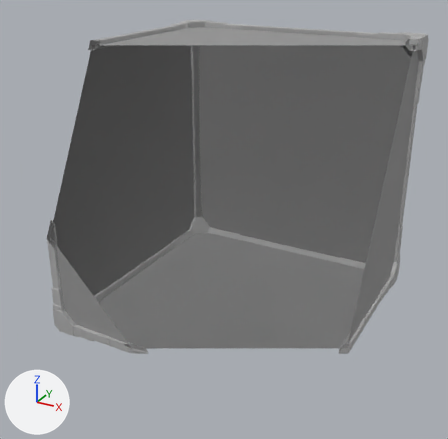
What one commit did to the FBX model AnotherGangsterHamster/Assets/Models/Weapon/Grand/grandLv3.fbx.
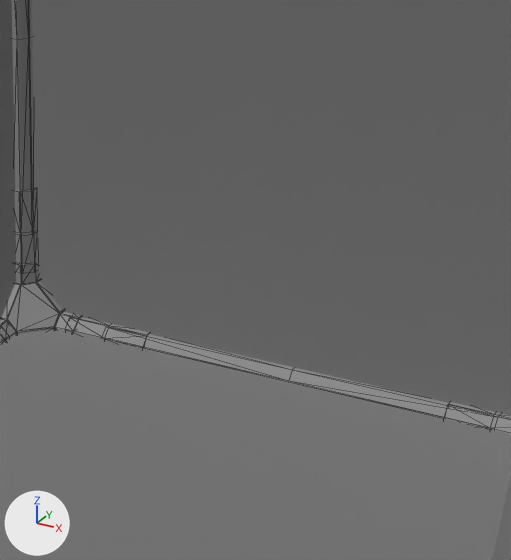
Each version is shown whole from a 50 mm lens placed at (48.45, -19.2, 7.99), pointed at (38.31, -0.77, -1.23), then close up on the part from 42% to 81% of the width and 28% to 71% of the height. The lights are fixed; the arrows at lower left show +X, +Y and +Z. The close-ups show mesh edges as thin lines. Everything nearer to the camera than a plane just in front of the edit is cut away. Where no turn or scale is listed for an object, it has been applied to the vertices.

In view in the first close-up: 'grandLv3', 'planeLv3'.
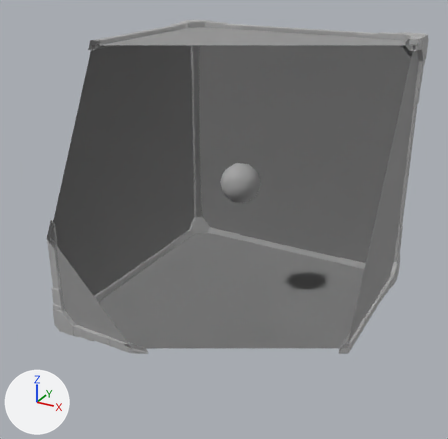
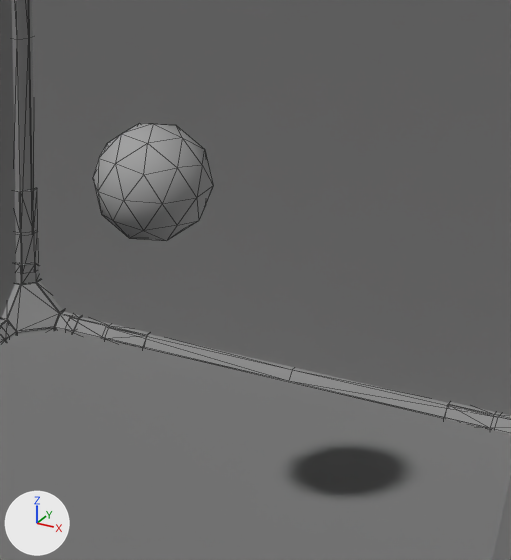
Boxes [x1, y1, x2, y2] around the edits, measured in the close-ups (511 x 560 px):
'cain', added: after [93, 123, 213, 241]

The change in detail:
Material 'Material #0' (mat_material__0) is new.
Its base color is (0.588, 0.588, 0.588) (light grey #cacaca).
Its roughness is 0.859.
Mesh me_mesh_003 is new.
It is an icosphere of 80 faces spanning x -0.72..0.72, y -0.76..0.76, z -0.76..0.76.
It uses material mat_material__0 (its picture is missing).
Object 'cain' (ob_cain) is new; it shows me_mesh_003.
Its location is (38.59, 0.0, 0.0).
